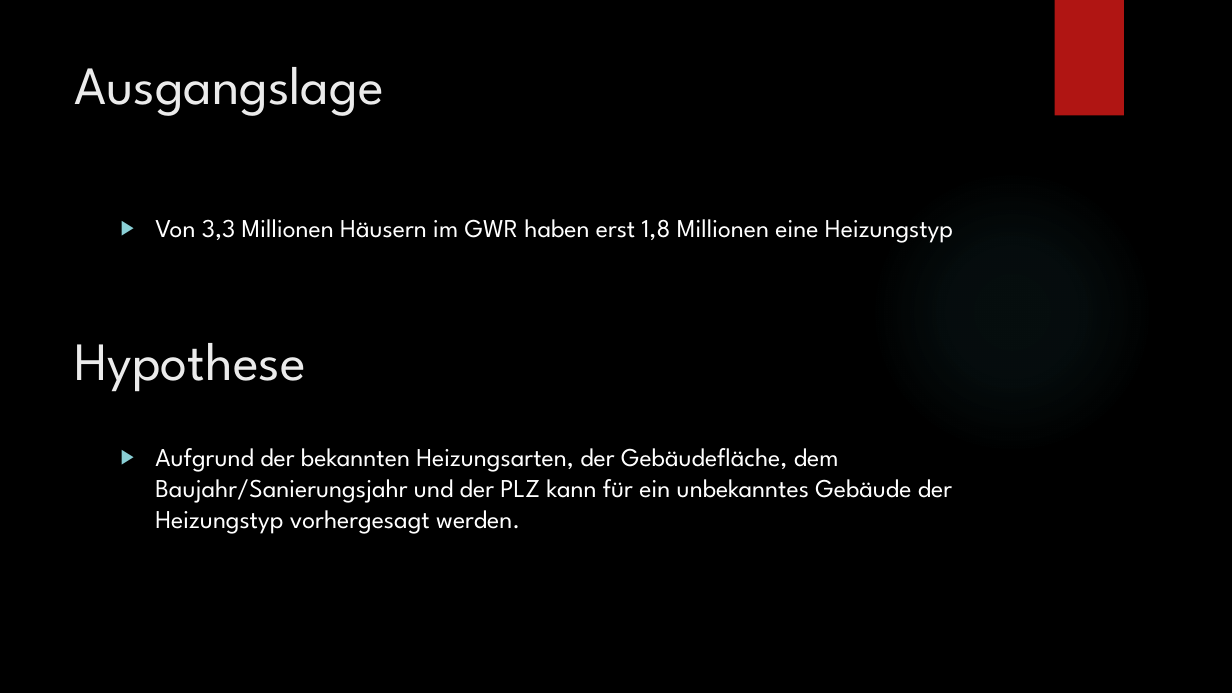
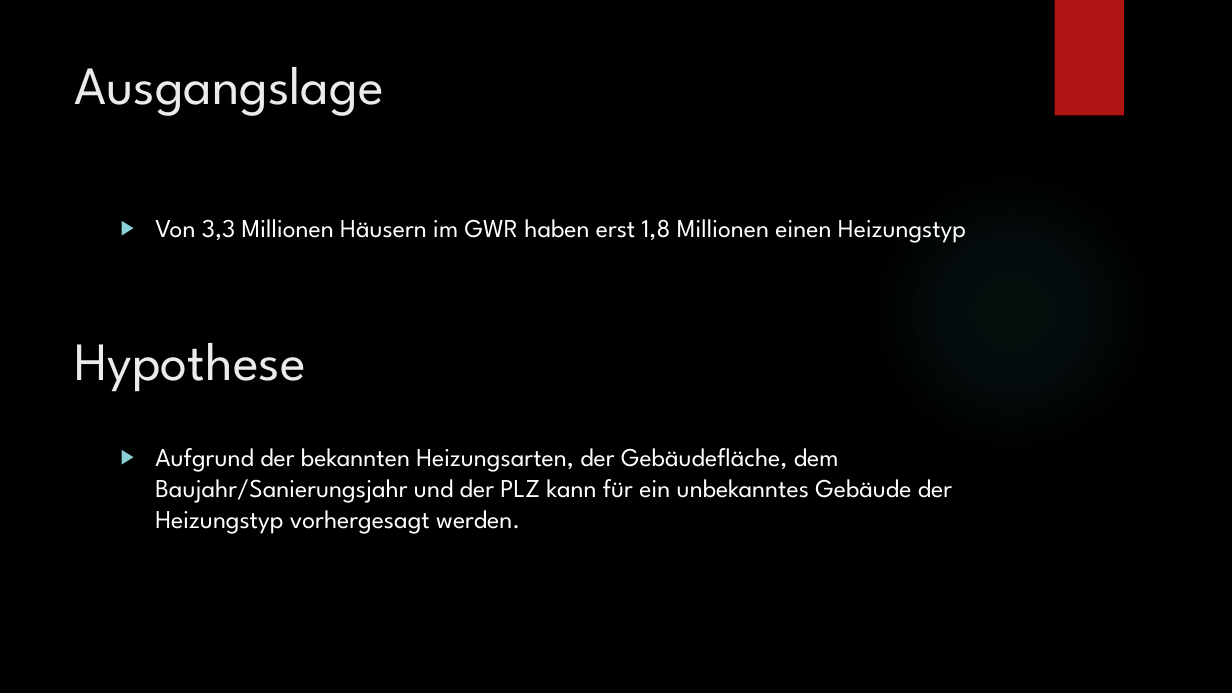
Before and after one commit to ahoehn/machine-learning-project, a slide deck: slide 2 of Präsentation.pptx. Drawn at 1232x693 pixels with LibreOffice and Linux fonts; fonts in the diff are those of the drawing; background and template pictures are left out. Boxes give left, top, right and bottom in pixels: in the first picture for what was removed or moved away, otherwise in the second. Text is boxed around its words. In the diff, an @@ line names an element or a change of style, - is before the commit and + after.

```diff
--- a/Präsentation.pptx
+++ b/Präsentation.pptx
@@ text at [155, 219, 966, 243]: text changed @@
-▶ Von 3,3 Millionen Häusern im GWR haben erst 1,8 Millionen eine Heizungstyp
+▶ Von 3,3 Millionen Häusern im GWR haben erst 1,8 Millionen einen Heizungstyp
```
Also in this commit, not shown: 4 other slides changed, 2 slides added, 1 slide removed.
